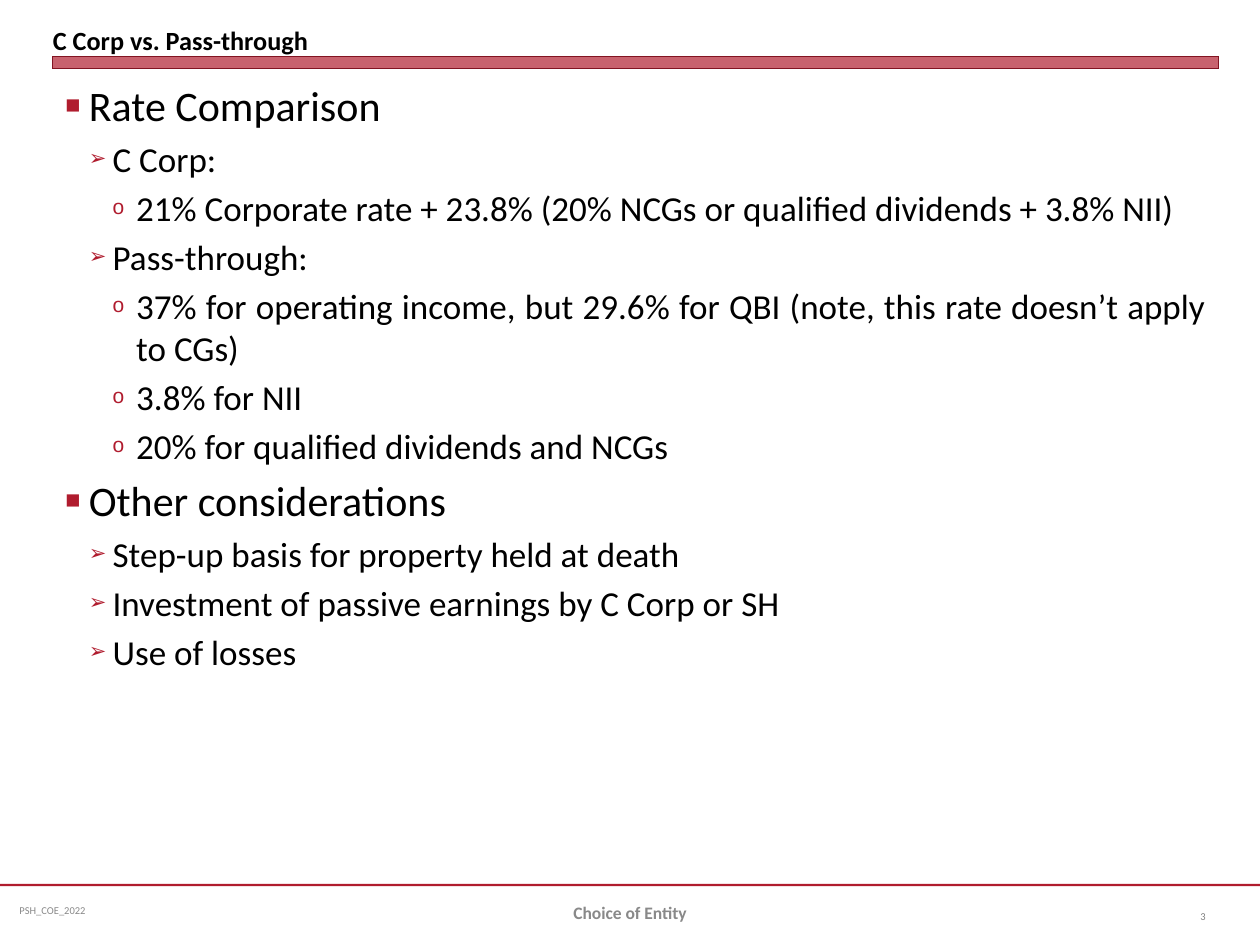
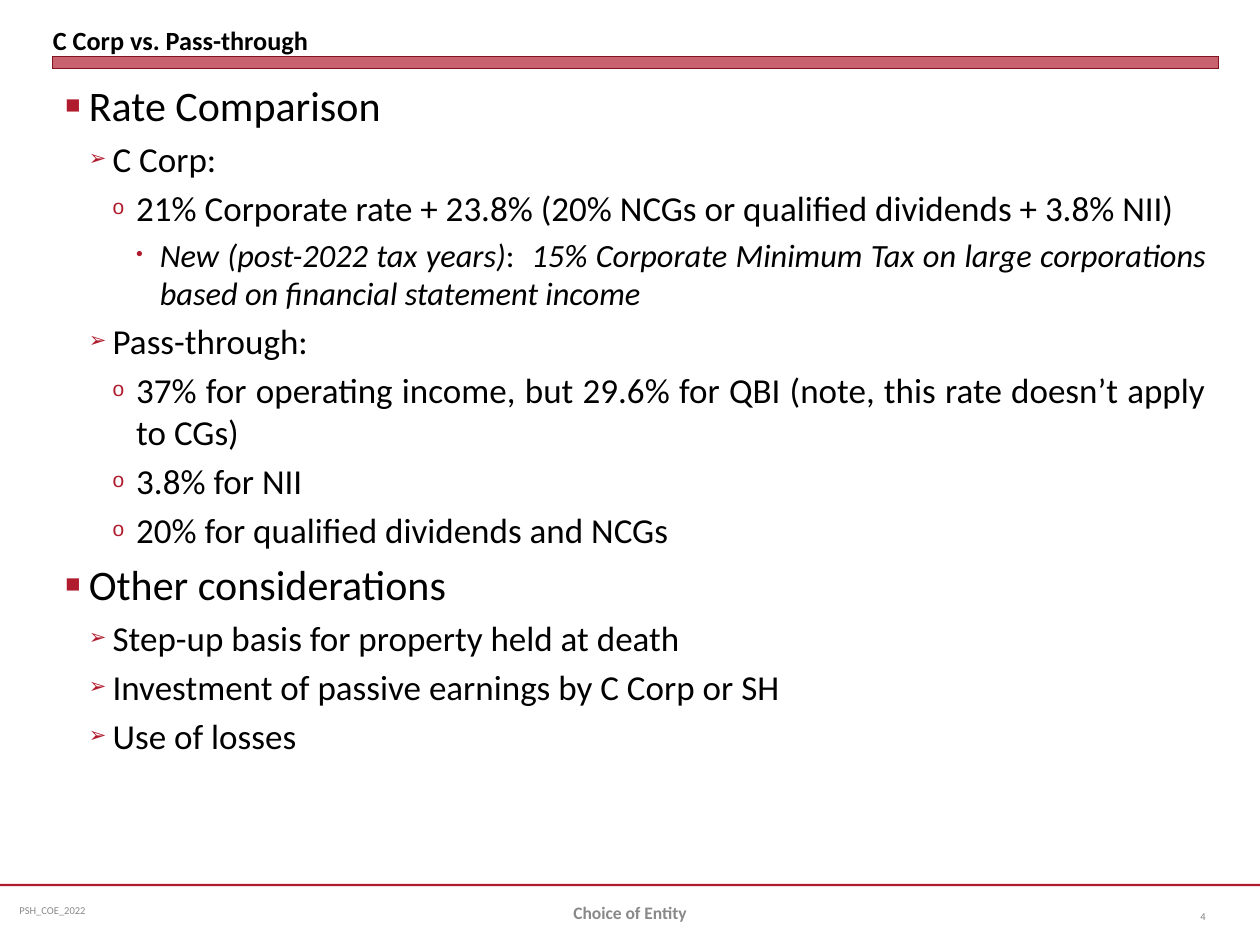
Before and after one commit to jmc877/Partnership-Tax, a slide deck: slide 4 of slides/PSH_COEntity_2022.pptx (slide 3 before the commit). Drawn at 1260x945 pixels with LibreOffice and Linux fonts; fonts in the diff are those of the drawing. Boxes give left, top, right and bottom in pixels: in the first picture for what was removed or moved away, otherwise in the second. Text is boxed around its words. In the diff, an @@ line names an element or a change of style, - is before the commit and + after.

```diff
--- a/slides/PSH_COEntity_2022.pptx
+++ b/slides/PSH_COEntity_2022.pptx
@@ text at (160, 243, 1206, 309): paragraph added @@
+      • New (post-2022 tax years): 15% Corporate Minimum Tax on large corporations based on financial statement income
@@ page number at (1200, 913, 1205, 920): text changed @@
-3
+4
```
Also in this commit, not shown: 5 other slides changed, 2 slides added, 3 other files.
